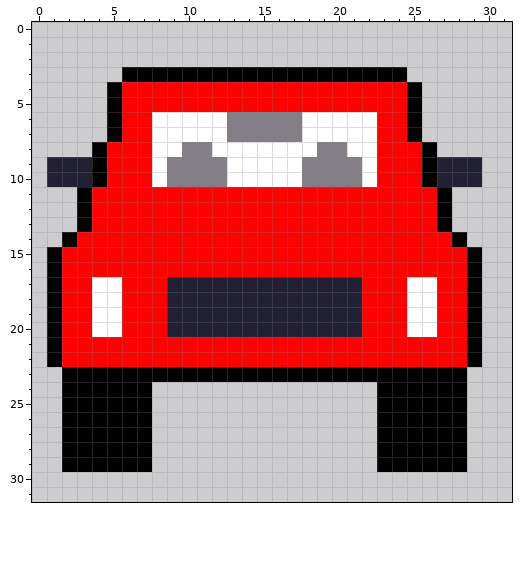
Edited in one commit: pixel-art sprite (static/favicon.png). The picture above is the old version.
The file is 32x32 pixels.
Now the later version:
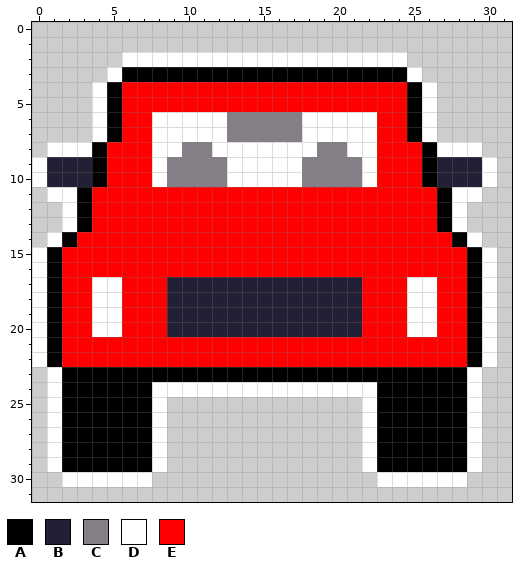
Palette (. is transparent): A #000000  B #222034  C #847e87  D #ffffff  E #ff0000
The edit:
@@ x 0..31 @@
  1 ................................
- 2 ................................
- 3 ......AAAAAAAAAAAAAAAAAAA.......
- 4 .....AEEEEEEEEEEEEEEEEEEEA......
- 5 .....AEEEEEEEEEEEEEEEEEEEA......
- 6 .....AEEDDDDDCCCCCDDDDDEEA......
- 7 .....AEEDDDDDCCCCCDDDDDEEA......
- 8 ....AEEEDDCCDDDDDDDCCDDEEEA.....
- 9 .BBBAEEEDCCCCDDDDDCCCCDEEEABBB..
-10 .BBBAEEEDCCCCDDDDDCCCCDEEEABBB..
-11 ...AEEEEEEEEEEEEEEEEEEEEEEEA....
-12 ...AEEEEEEEEEEEEEEEEEEEEEEEA....
-13 ...AEEEEEEEEEEEEEEEEEEEEEEEA....
-14 ..AEEEEEEEEEEEEEEEEEEEEEEEEEA...
-15 .AEEEEEEEEEEEEEEEEEEEEEEEEEEEA..
-16 .AEEEEEEEEEEEEEEEEEEEEEEEEEEEA..
-17 .AEEDDEEEBBBBBBBBBBBBBEEEDDEEA..
-18 .AEEDDEEEBBBBBBBBBBBBBEEEDDEEA..
-19 .AEEDDEEEBBBBBBBBBBBBBEEEDDEEA..
-20 .AEEDDEEEBBBBBBBBBBBBBEEEDDEEA..
-21 .AEEEEEEEEEEEEEEEEEEEEEEEEEEEA..
-22 .AEEEEEEEEEEEEEEEEEEEEEEEEEEEA..
-23 ..AAAAAAAAAAAAAAAAAAAAAAAAAAA...
-24 ..AAAAAA...............AAAAAA...
-25 ..AAAAAA...............AAAAAA...
-26 ..AAAAAA...............AAAAAA...
-27 ..AAAAAA...............AAAAAA...
-28 ..AAAAAA...............AAAAAA...
-29 ..AAAAAA...............AAAAAA...
-30 ................................
+ 2 ......DDDDDDDDDDDDDDDDDDD.......
+ 3 .....DAAAAAAAAAAAAAAAAAAAD......
+ 4 ....DAEEEEEEEEEEEEEEEEEEEAD.....
+ 5 ....DAEEEEEEEEEEEEEEEEEEEAD.....
+ 6 ....DAEEDDDDDCCCCCDDDDDEEAD.....
+ 7 ....DAEEDDDDDCCCCCDDDDDEEAD.....
+ 8 .DDDAEEEDDCCDDDDDDDCCDDEEEADDD..
+ 9 DBBBAEEEDCCCCDDDDDCCCCDEEEABBBD.
+10 DBBBAEEEDCCCCDDDDDCCCCDEEEABBBD.
+11 .DDAEEEEEEEEEEEEEEEEEEEEEEEADD..
+12 ..DAEEEEEEEEEEEEEEEEEEEEEEEAD...
+13 ..DAEEEEEEEEEEEEEEEEEEEEEEEAD...
+14 .DAEEEEEEEEEEEEEEEEEEEEEEEEEAD..
+15 DAEEEEEEEEEEEEEEEEEEEEEEEEEEEAD.
+16 DAEEEEEEEEEEEEEEEEEEEEEEEEEEEAD.
+17 DAEEDDEEEBBBBBBBBBBBBBEEEDDEEAD.
+18 DAEEDDEEEBBBBBBBBBBBBBEEEDDEEAD.
+19 DAEEDDEEEBBBBBBBBBBBBBEEEDDEEAD.
+20 DAEEDDEEEBBBBBBBBBBBBBEEEDDEEAD.
+21 DAEEEEEEEEEEEEEEEEEEEEEEEEEEEAD.
+22 DAEEEEEEEEEEEEEEEEEEEEEEEEEEEAD.
+23 .DAAAAAAAAAAAAAAAAAAAAAAAAAAAD..
+24 .DAAAAAADDDDDDDDDDDDDDDAAAAAAD..
+25 .DAAAAAAD.............DAAAAAAD..
+26 .DAAAAAAD.............DAAAAAAD..
+27 .DAAAAAAD.............DAAAAAAD..
+28 .DAAAAAAD.............DAAAAAAD..
+29 .DAAAAAAD.............DAAAAAAD..
+30 ..DDDDDD...............DDDDDD...
 31 ................................
